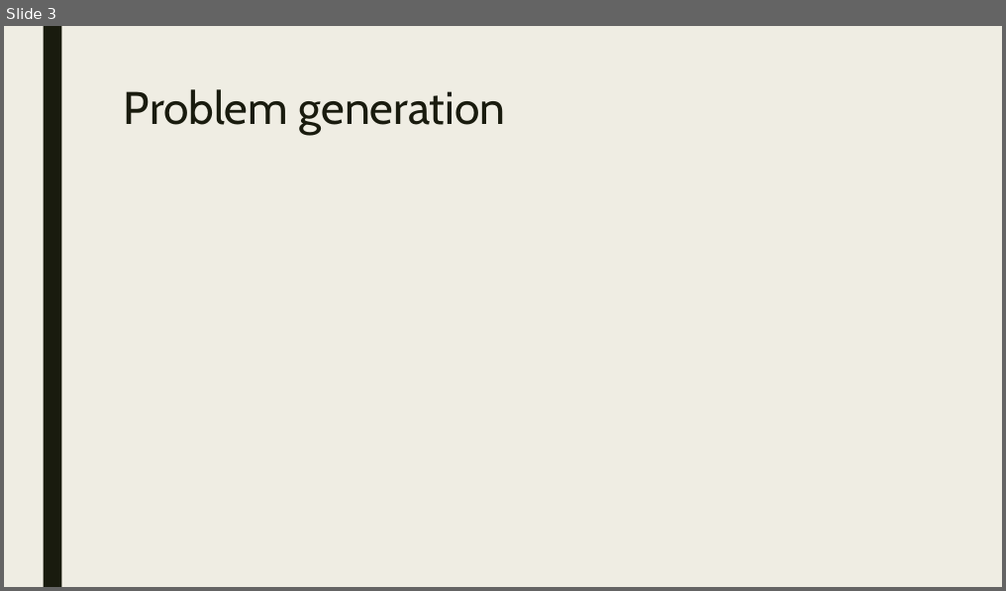
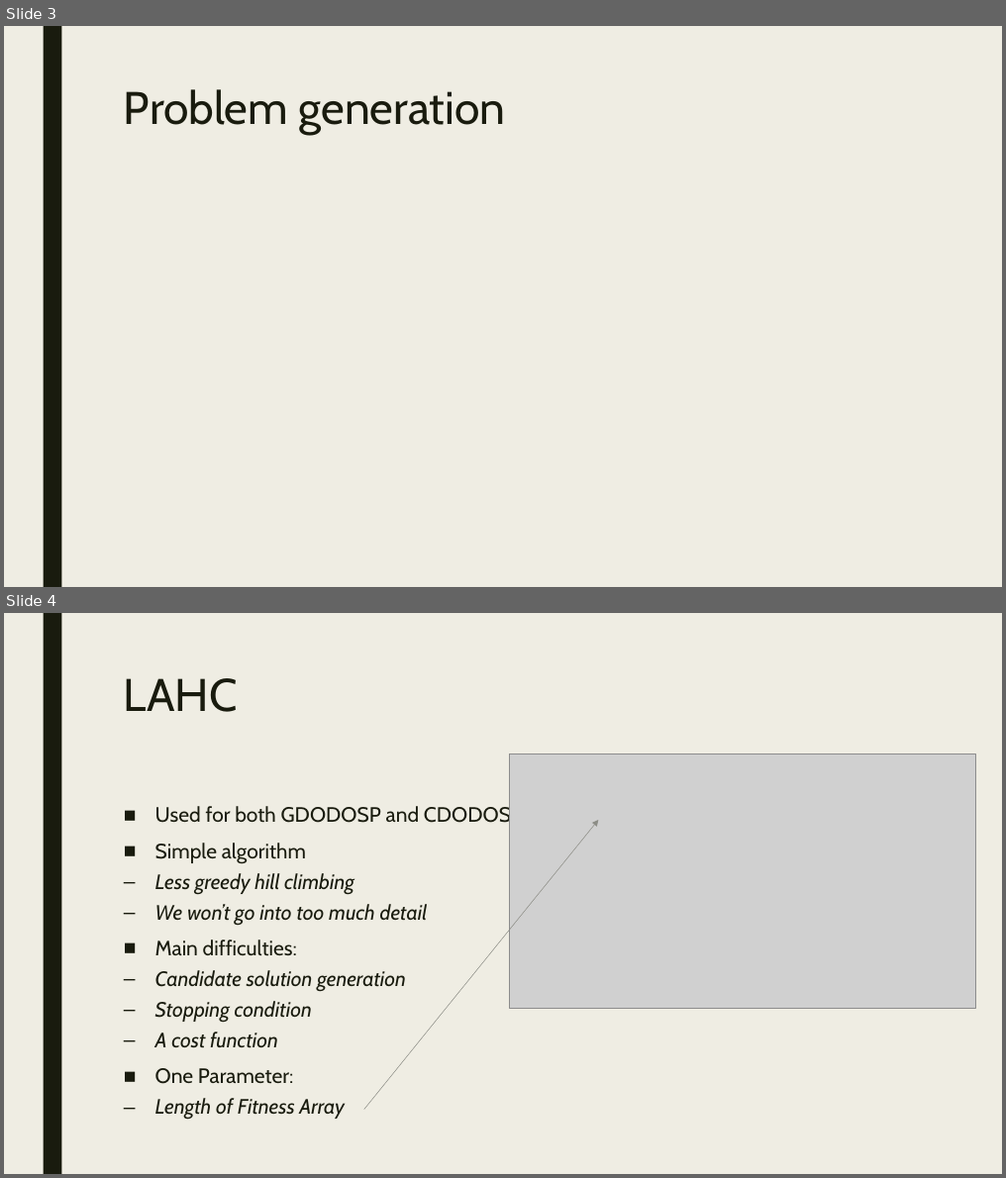
Before and after one commit to BavoGoosens/Capita3, a slide deck: presentation.pptx. Shown one above the other, each under a label of ours: slide 3 before the commit, slides 3 and 4 after it. The pictures are 1006x591 and 1006x1178 pixels, drawn with LibreOffice and Linux fonts; fonts in the diff are those of the drawing; grey boxes stand for pictures. Boxes give left, top, right and bottom in pixels: in the first picture for what was removed or moved away, otherwise in the second. Text is boxed around its words. In the diff, an @@ line names an element or a change of style, - is before the commit and + after.

```diff
--- a/presentation.pptx
+++ b/presentation.pptx
@@ slide 4 added at bbox=[4, 613, 1002, 1174], background #EFEDE3; not listed: 1 template element that a slide beside it also shows @@
@@ title added at bbox=[124, 678, 238, 712], 44 pt, text #191B0E @@
+LAHC
@@ picture added at bbox=[509, 754, 976, 1008] @@
@@ text added at bbox=[155, 804, 523, 1120], 20 pt, text #191B0E, italic @@
+■ Used for both GDODOSP and CDODOSP
+■ Simple algorithm
+  – Less greedy hill climbing
+  – We won’t go into too much detail
+■ Main difficulties:
+  – Candidate solution generation
+  – Stopping condition
+  – A cost function
+■ One Parameter:
+  – Length of Fitness Array
@@ arrow added from (364, 1110) to (598, 820), #8C8D86 0.5 pt @@
```
Also in this commit, not shown: 1 slide changed, 2 other slides added.
